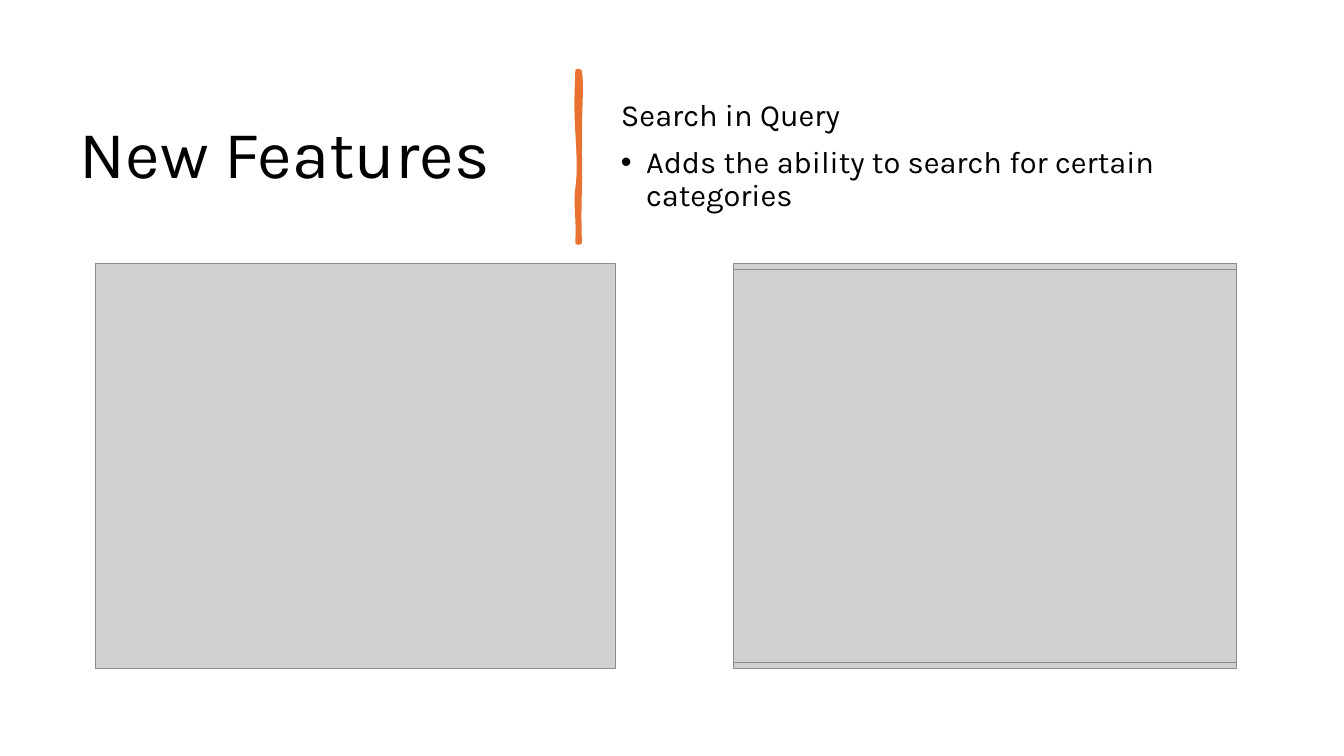
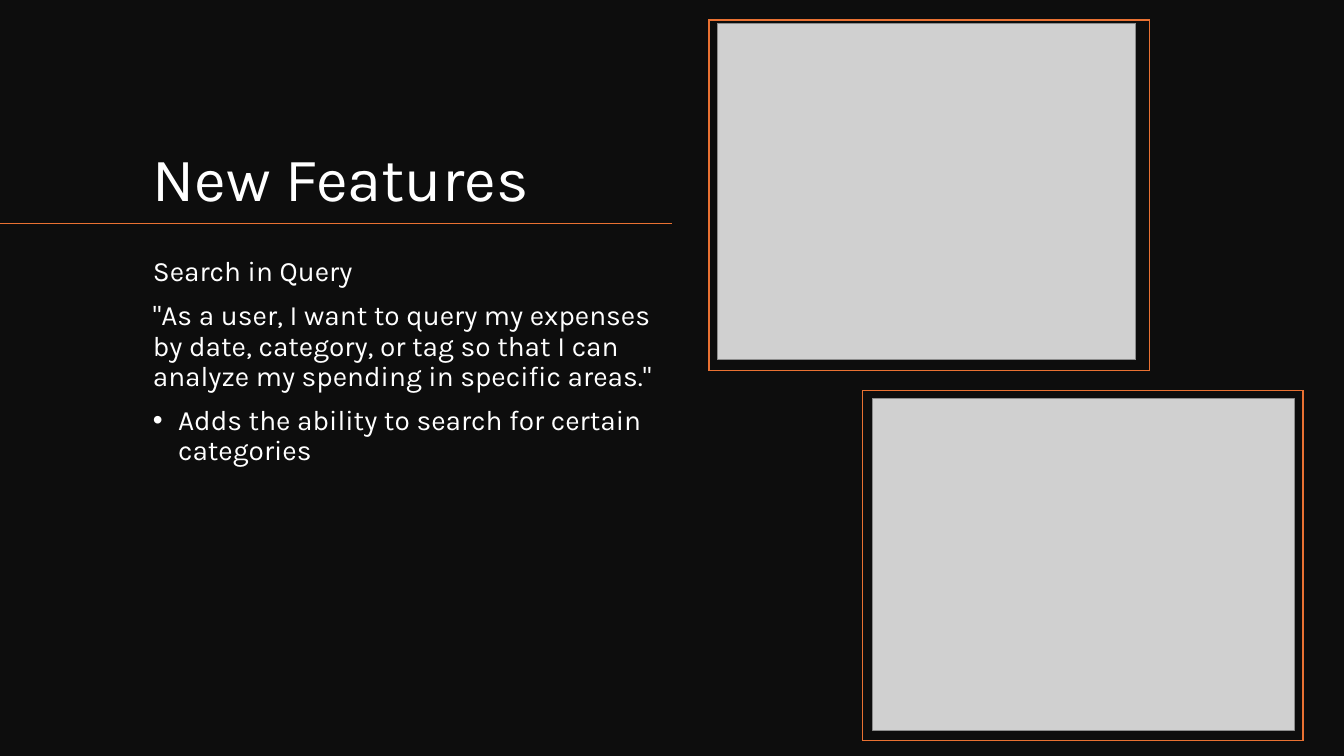
Before and after one commit to Dreymeister/ExpenseTracker, a slide deck: slide 17 of Documents/ASE420_ExpenseTracker.pptx (slide 5 before the commit). Drawn at 1344x756 pixels with LibreOffice and Linux fonts; fonts in the diff are those of the drawing; grey boxes stand for pictures. Boxes give left, top, right and bottom in pixels: in the first picture for what was removed or moved away, otherwise in the second. Text is boxed around its words. In the diff, an @@ line names an element or a change of style, - is before the commit and + after.

```diff
--- a/Documents/ASE420_ExpenseTracker.pptx
+++ b/Documents/ASE420_ExpenseTracker.pptx
@@ rectangle added at bbox=[0, 0, 1344, 756], fill #0D0D0D @@
@@ rectangle added at bbox=[709, 20, 1149, 370], outline #E97132 1 pt @@
@@ picture: place and size @@
-picture at bbox=[733, 263, 1237, 668]
+picture at bbox=[718, 23, 1136, 360]
@@ title "New Features": place and size @@
-title "New Features" at bbox=[80, 135, 490, 179]
+title "New Features" at bbox=[153, 162, 529, 202]
@@ title "New Features" at bbox=[153, 162, 529, 202]: size 48 to 44 pt, text colour #000000 to #FFFFFF; vertical alignment middle to bottom @@
@@ freeform shape removed at bbox=[578, 71, 580, 242] @@
@@ line added from (673, 224) to (0, 224), #E97132 1 pt @@
@@ picture removed at bbox=[96, 263, 616, 668] @@
@@ text "Search in Query": place and size @@
-text "Search in Query" at bbox=[621, 105, 1154, 214]
+text "Search in Query" at bbox=[153, 261, 652, 467]
@@ text "Search in Query" at bbox=[153, 261, 652, 467]: vertical alignment middle to top @@
@@ text at bbox=[153, 261, 641, 467]: size 22 to 20 pt, text colour #000000 to #FFFFFF in "Search in Query", "Adds the ability to search for certain ..." @@
@@ picture removed at bbox=[733, 269, 1237, 662] @@
@@ text at bbox=[153, 306, 652, 393]: paragraph added @@
+"As a user, I want to query my expenses by date, category, or tag so that I can analyze my spending in specific areas."
@@ rectangle added at bbox=[863, 390, 1304, 740], outline #E97132 1 pt @@
@@ picture: place and size @@
-picture at bbox=[96, 263, 611, 668]
+picture at bbox=[873, 398, 1295, 731]
```
Also in this commit, not shown: 2 other slides changed, 14 slides added, 1 slide removed, 1 other file.
